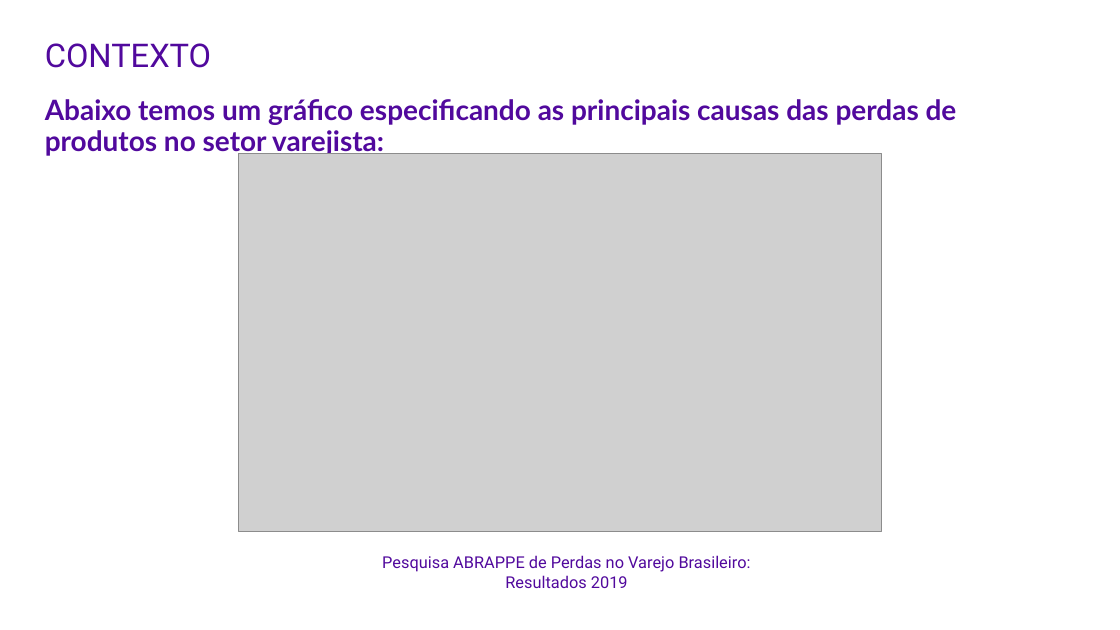
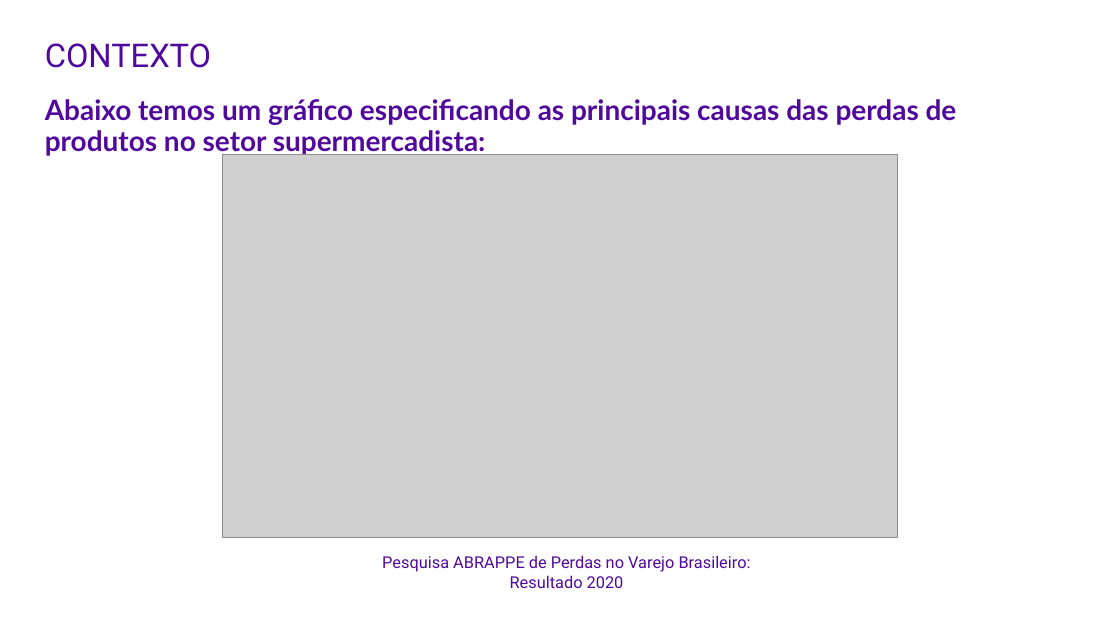
Before and after one commit to pedrohnm/ProjetoPI, a slide deck: slide 7 of PESQUISA E INOVAÇÃO.pptx. Drawn at 1120x630 pixels with LibreOffice and Linux fonts; fonts in the diff are those of the drawing; grey boxes stand for pictures; background and template pictures are left out. Boxes give left, top, right and bottom in pixels: in the first picture for what was removed or moved away, otherwise in the second. Text is boxed around its words. In the diff, an @@ line names an element or a change of style, - is before the commit and + after.

```diff
--- a/PESQUISA E INOVAÇÃO.pptx
+++ b/PESQUISA E INOVAÇÃO.pptx
@@ subtitle at (x1=45, y1=99, x2=957, y2=156): text changed @@
-Abaixo temos um gráfico especificando as principais causas das perdas de produtos no setor varejista:
+Abaixo temos um gráfico especificando as principais causas das perdas de produtos no setor supermercadista:
@@ picture resized from (x1=239, y1=154, x2=882, y2=532) to (x1=223, y1=155, x2=897, y2=538) @@
@@ text at (x1=382, y1=555, x2=751, y2=588): text changed @@
-Pesquisa ABRAPPE de Perdas no Varejo Brasileiro: Resultados 2019
+Pesquisa ABRAPPE de Perdas no Varejo Brasileiro: Resultado 2020
```
Also in this commit, not shown: 1 other slide changed, 1 other file.
